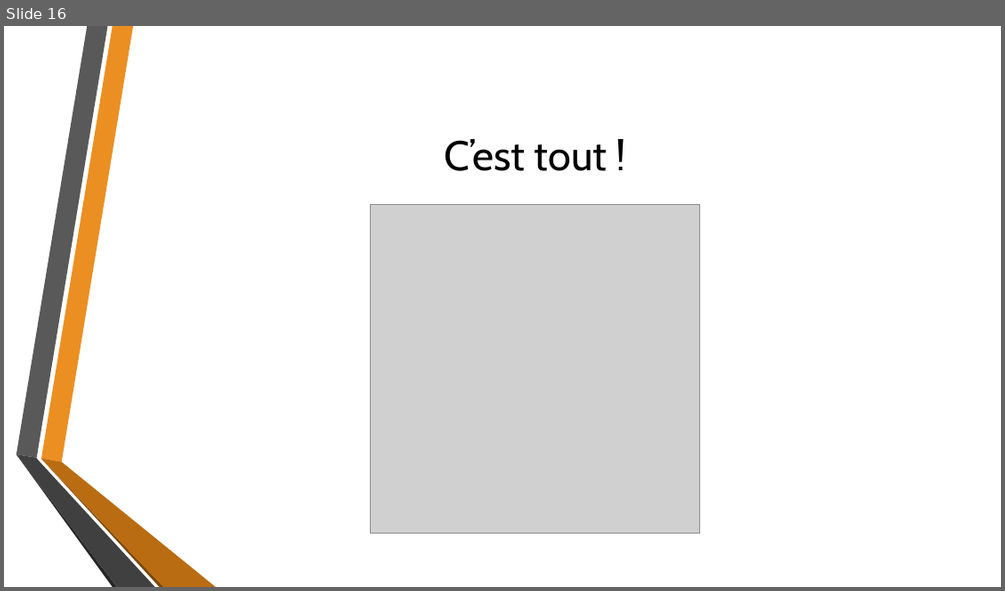
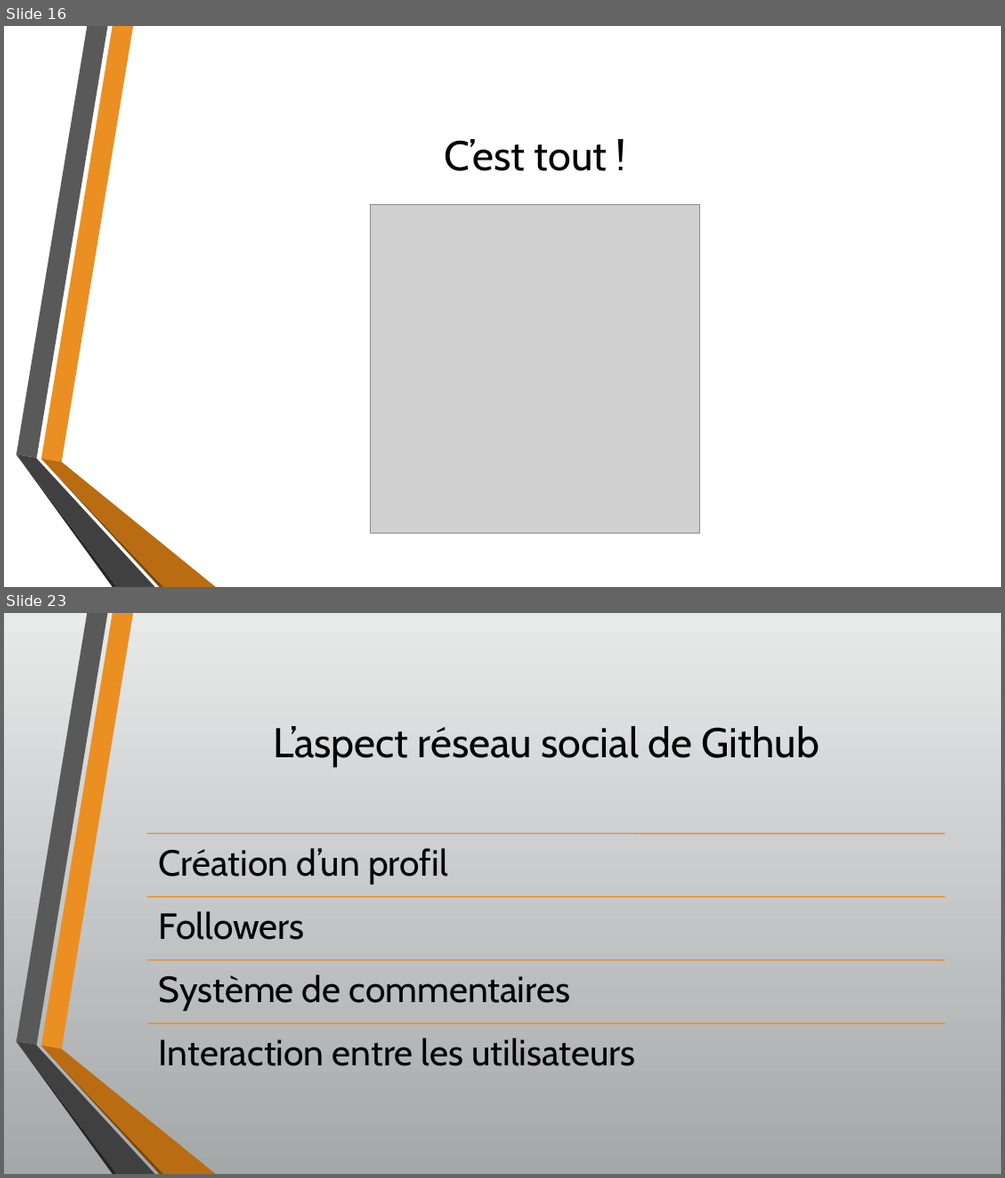
Before and after one commit to MatRenaud/Tptravailinfo, a slide deck: GitPresentation.pptx. Shown one above the other, each under a label of ours: slide 16 before the commit, slides 16 and 23 after it; the slides between them are not shown. The pictures are 1005x591 and 1005x1178 pixels, drawn with LibreOffice and Linux fonts; fonts in the diff are those of the drawing; grey boxes stand for pictures; background and template pictures are left out. Boxes give left, top, right and bottom in pixels: in the first picture for what was removed or moved away, otherwise in the second. Text is boxed around its words. In the diff, an @@ line names an element or a change of style, - is before the commit and + after.

```diff
--- a/GitPresentation.pptx
+++ b/GitPresentation.pptx
@@ slide 23 added at bbox=[4, 613, 1001, 1174], background gradient #E9EAEB to #A5A8A9; not listed: 6 template elements that a slide beside it also shows @@
@@ title added at bbox=[274, 726, 819, 767], 40 pt, text #000000 @@
+L’aspect réseau social de Github
@@ group added at bbox=[148, 834, 945, 1066]: 4 lines, 4 texts @@
+Création d’un profil
+Followers
+Système de commentaires
+Interaction entre les utilisateurs
```
Also in this commit, not shown: 16 other slides added, 9 other files.
